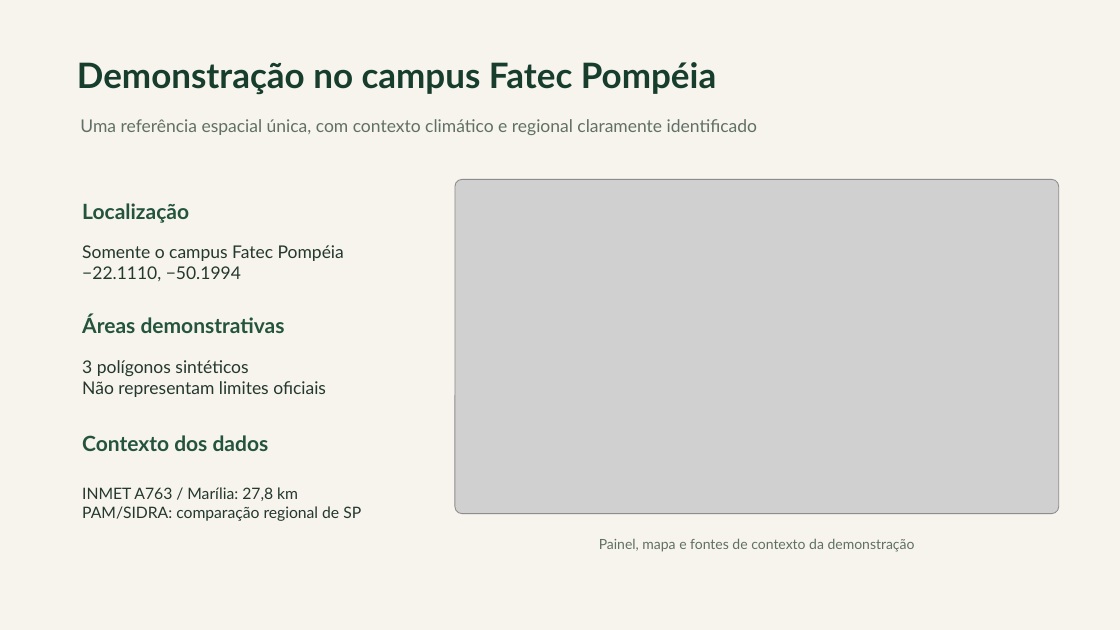
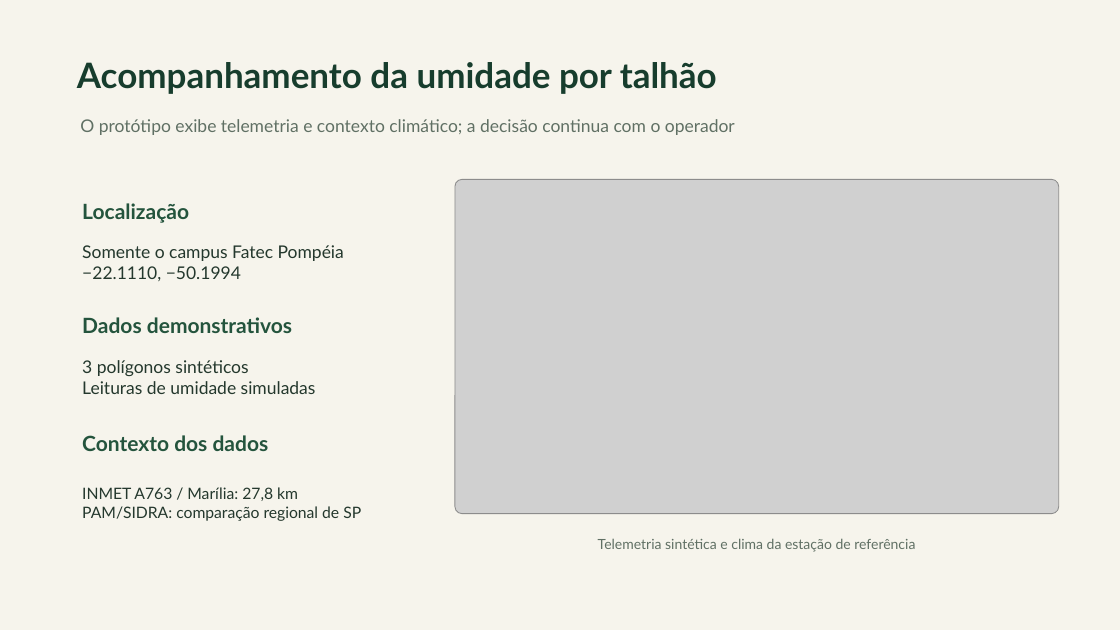
Before and after one commit to Vitor-Studzieski/AgroPulse, a slide deck: slide 4 of docs/apresentacao/AgroPulse-IAL-215.pptx. Drawn at 1120x630 pixels with LibreOffice and Linux fonts; fonts in the diff are those of the drawing; grey boxes stand for pictures. Boxes give left, top, right and bottom in pixels: in the first picture for what was removed or moved away, otherwise in the second. Text is boxed around its words. In the diff, an @@ line names an element or a change of style, - is before the commit and + after.

```diff
--- a/docs/apresentacao/AgroPulse-IAL-215.pptx
+++ b/docs/apresentacao/AgroPulse-IAL-215.pptx
@@ text at bbox=[77, 62, 717, 94]: text changed @@
-Demonstração no campus Fatec Pompéia
+Acompanhamento da umidade por talhão
@@ text at bbox=[80, 119, 735, 135]: text changed @@
-Uma referência espacial única, com contexto climático e regional claramente identificado
+O protótipo exibe telemetria e contexto climático; a decisão continua com o operador
@@ text at bbox=[82, 317, 292, 333]: text changed @@
-Áreas demonstrativas
+Dados demonstrativos
@@ text at bbox=[82, 381, 316, 394]: text changed @@
-Não representam limites oficiais
+Leituras de umidade simuladas
@@ text at bbox=[598, 538, 915, 552]: text changed @@
-Painel, mapa e fontes de contexto da demonstração
+Telemetria sintética e clima da estação de referência
```
Also in this commit, not shown: 3 other slides changed, 41 other files.
